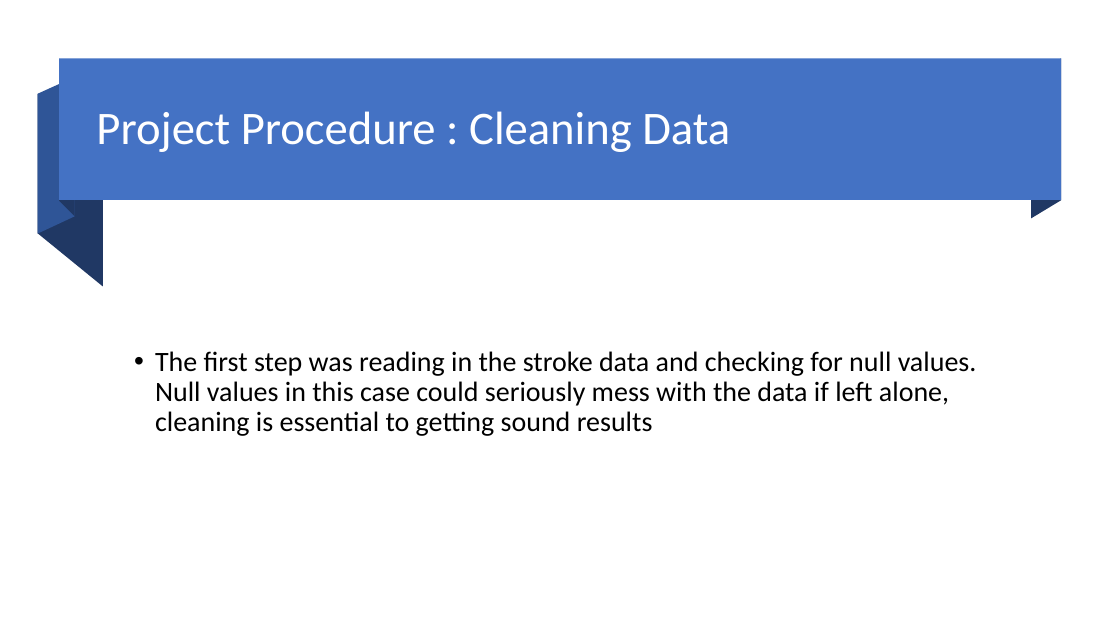
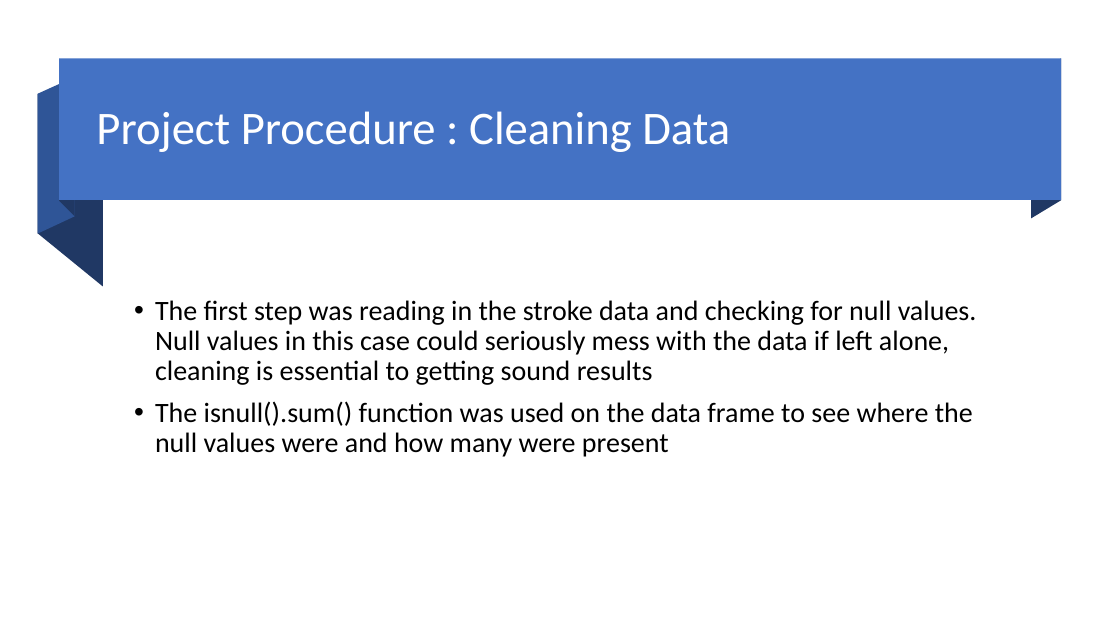
Before and after one commit to willudeh99/Stroke-Prediction, a slide deck: slide 3 of Stroke prediction power_point.pptx. Drawn at 1120x630 pixels with LibreOffice and Linux fonts; fonts in the diff are those of the drawing. Boxes give left, top, right and bottom in pixels: in the first picture for what was removed or moved away, otherwise in the second. Text is boxed around its words. In the diff, an @@ line names an element or a change of style, - is before the commit and + after.

Commit message:
final updates to project

```diff
--- a/Stroke prediction power_point.pptx
+++ b/Stroke prediction power_point.pptx
@@ text at box(155, 401, 973, 457): paragraph added @@
+• The isnull().sum() function was used on the data frame to see where the null values were and how many were present
```
Also in this commit, not shown: 3 other slides changed, 1 slide added, 1 other file.
